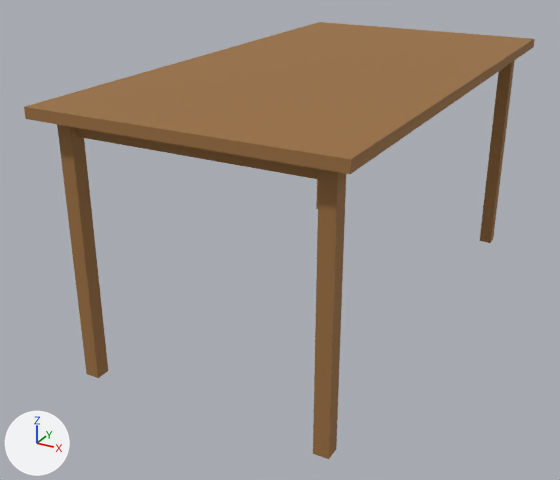
A saved change to the OBJ model Physics/Resources/table/table.obj.
Both versions are drawn from a 50 mm lens placed at (92.6, -199.1, 45.4), pointed at (-9.6, -13.4, -47.4). The axes (+X, +Y, +Z) are drawn at lower left. The lights are the same throughout. Where no turn or scale is listed for an object, it has been applied to the vertices.

Before the edit, the objects in view are built like this:
```python
me_box001 = bpy.data.meshes.new('Box001')
me_box001.from_pydata(...)  # 1292 vertices, 2580 faces; spans x -40.5..39.5, y -76.3..73.7, z 0.0..2.8
me_box001.materials.append(mat_wire_083041013)  # brown #9b7040
me_box003 = bpy.data.meshes.new('Box003')
me_box003.from_pydata(...)  # a box spanning x 30.8..34.8, y 64.9..68.9, z -69.3..0.7
me_box003.materials.append(mat_wire_083041013)  # brown #9b7040
me_box004 = bpy.data.meshes.new('Box004')
me_box004.from_pydata(...)  # a box spanning x -35.9..-31.9, y -71.5..-67.5, z -69.3..0.7
me_box004.materials.append(mat_wire_083041013)  # brown #9b7040
me_box005 = bpy.data.meshes.new('Box005')
me_box005.from_pydata(...)  # a box spanning x 30.8..34.8, y -71.5..-67.5, z -69.3..0.7
me_box005.materials.append(mat_wire_083041013)  # brown #9b7040
me_box007 = bpy.data.meshes.new('Box007')
me_box007.from_pydata(...)  # a box spanning x -32.7..31.7, y -69.8..-69.3, z -4.6..-0.1
me_box007.materials.append(mat_wire_083041013)  # brown #9b7040
ob_box001 = bpy.data.objects.new('Box001', me_box001)
ob_box001.location = (0.0, 0.0, 0.0)
ob_box003 = bpy.data.objects.new('Box003', me_box003)
ob_box003.location = (0.0, 0.0, 0.0)
ob_box004 = bpy.data.objects.new('Box004', me_box004)
ob_box004.location = (0.0, 0.0, 0.0)
ob_box005 = bpy.data.objects.new('Box005', me_box005)
ob_box005.location = (0.0, 0.0, 0.0)
ob_box007 = bpy.data.objects.new('Box007', me_box007)
ob_box007.location = (0.0, 0.0, 0.0)
```
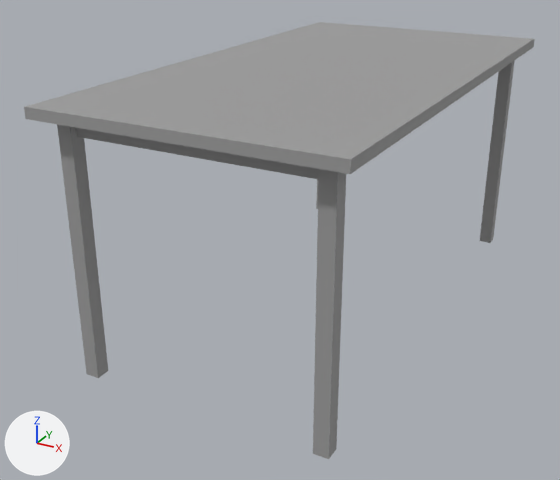
Boxes (x1, y1, x2, y2) around the edits, measured in the pictures (560 x 480 px):
'Box001', recoloured (brown to grey): (24, 22, 535, 174) in both
'Box005', recoloured (brown to grey): (313, 169, 346, 459) in both
'Box004', recoloured (brown to grey): (57, 124, 108, 378) in both
'Box003', recoloured (brown to grey): (480, 60, 515, 243) in both
'Box007', recoloured (brown to grey): (76, 128, 319, 180) in both

Patch to the scene script:
```diff
--- a/Physics/Resources/table/table.obj.py
+++ b/Physics/Resources/table/table.obj.py
@@ mat_wire_086086086 @@
+mat_wire_086086086 = principled_material('wire_086086086')
+mat_wire_086086086.base_color = (0.337, 0.337, 0.337)  # grey #9d9d9d
+mat_wire_086086086.roughness = 0.821
@@ me_box001 @@
 me_box001.from_pydata(...)  # 1292 vertices, 2580 faces; spans x -40.5..39.5, y -76.3..73.7, z 0.0..2.8
-me_box001.materials.append(mat_wire_083041013)  # brown #9b7040
+me_box001.materials.append(mat_wire_086086086)  # grey #9d9d9d
@@ me_box003 @@
 me_box003.from_pydata(...)  # 8 vertices, 12 faces; spans x 30.8..34.8, y 64.9..68.9, z -69.3..0.7
-me_box003.materials.append(mat_wire_083041013)  # brown #9b7040
+me_box003.materials.append(mat_wire_086086086)  # grey #9d9d9d
@@ me_box004 @@
 me_box004.from_pydata(...)  # 8 vertices, 12 faces; spans x -35.9..-31.9, y -71.5..-67.5, z -69.3..0.7
-me_box004.materials.append(mat_wire_083041013)  # brown #9b7040
+me_box004.materials.append(mat_wire_086086086)  # grey #9d9d9d
@@ me_box005 @@
 me_box005.from_pydata(...)  # 8 vertices, 12 faces; spans x 30.8..34.8, y -71.5..-67.5, z -69.3..0.7
-me_box005.materials.append(mat_wire_083041013)  # brown #9b7040
+me_box005.materials.append(mat_wire_086086086)  # grey #9d9d9d
@@ me_box007 @@
 me_box007.from_pydata(...)  # 8 vertices, 12 faces; spans x -32.7..31.7, y -69.8..-69.3, z -4.6..-0.1
-me_box007.materials.append(mat_wire_083041013)  # brown #9b7040
+me_box007.materials.append(mat_wire_086086086)  # grey #9d9d9d
```
